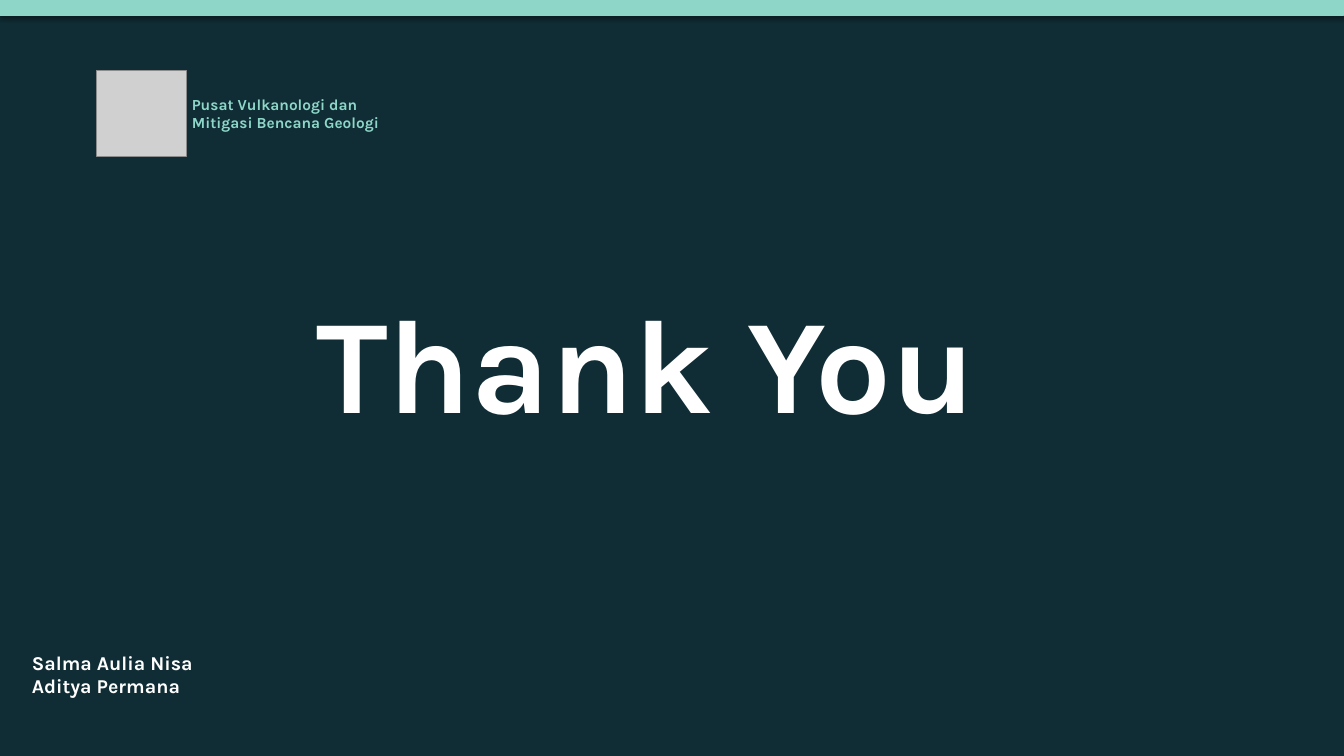
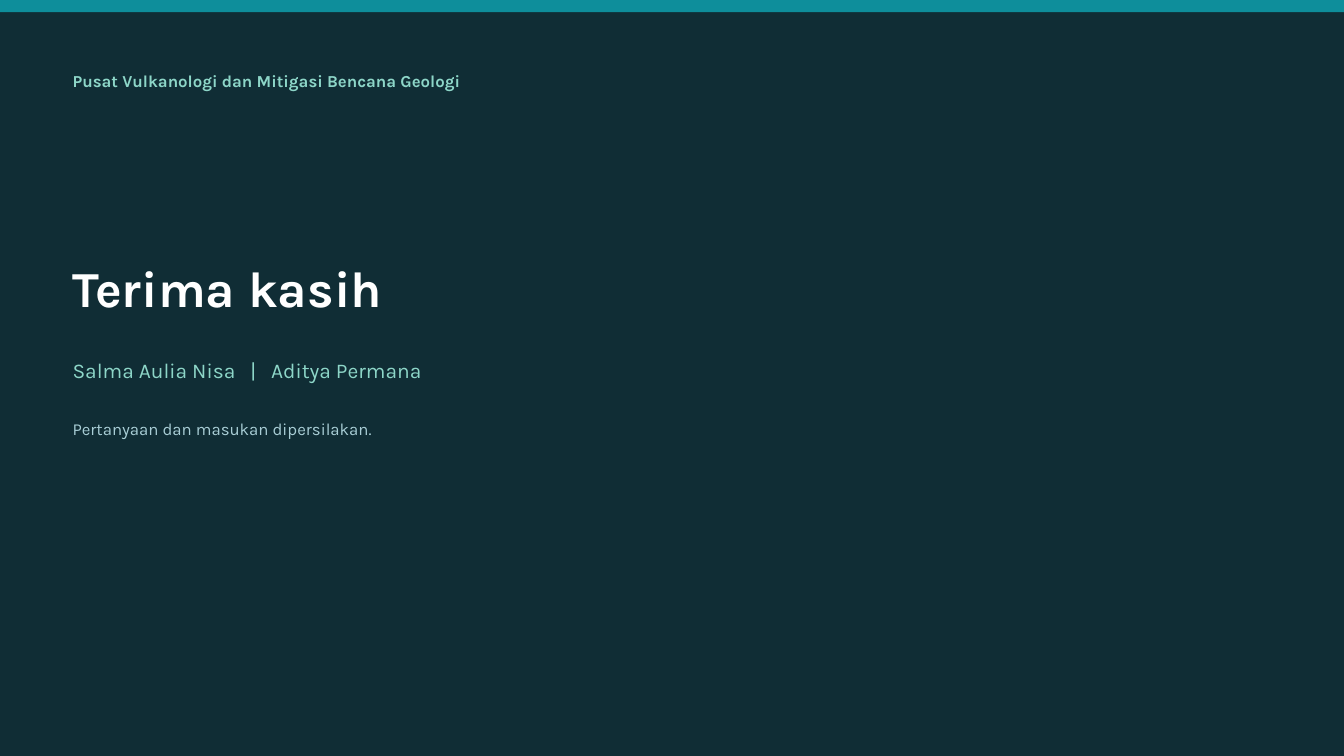
Before and after one commit to SalmaAulia29/modisss, a slide deck: slide 20 of hotspot_modis.pptx (slide 14 before the commit). Drawn at 1344x756 pixels with LibreOffice and Linux fonts; fonts in the diff are those of the drawing; grey boxes stand for pictures; background and template pictures are left out. Boxes give left, top, right and bottom in pixels: in the first picture for what was removed or moved away, otherwise in the second. Text is boxed around its words. In the diff, an @@ line names an element or a change of style, - is before the commit and + after.

```diff
--- a/hotspot_modis.pptx
+++ b/hotspot_modis.pptx
@@ background picture (left out) to #FFFFFF @@
@@ rectangle at [0,0,1344,12]: fill #8DD6C8 to #0E8E9B; outline #8DD6C8 0.75 pt to none; shadow off @@
@@ rectangle added at [0,0,1344,756], fill #102D35 @@
@@ text at [73,75,460,91]: text changed; size 11 to 12 pt @@
-Pusat Vulkanologi dan
-Mitigasi Bencana Geologi
+Pusat Vulkanologi dan Mitigasi Bencana Geologi
@@ picture removed at [97,71,187,156] @@
@@ text added at [73,271,382,308], 36 pt, text #FFFFFF, bold @@
+Terima kasih
@@ text removed at [316,320,975,415] @@
-Thank You
@@ text at [73,363,421,383]: text changed; size 14 to 15 pt; text colour #FFFFFF to #8DD6C8; bold off @@
-Salma Aulia Nisa
-Aditya Permana
+Salma Aulia Nisa | Aditya Permana
@@ text added at [73,423,372,439], 12 pt, text #A9CED6 @@
+Pertanyaan dan masukan dipersilakan.
```
Also in this commit, not shown: 5 other slides changed, 13 slides added, 7 slides removed, 28 other files.
